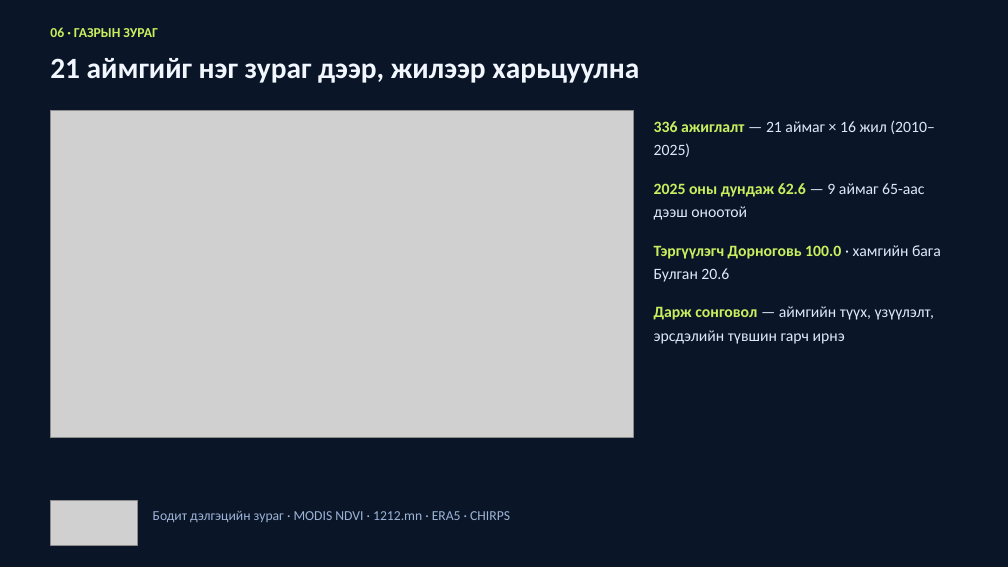
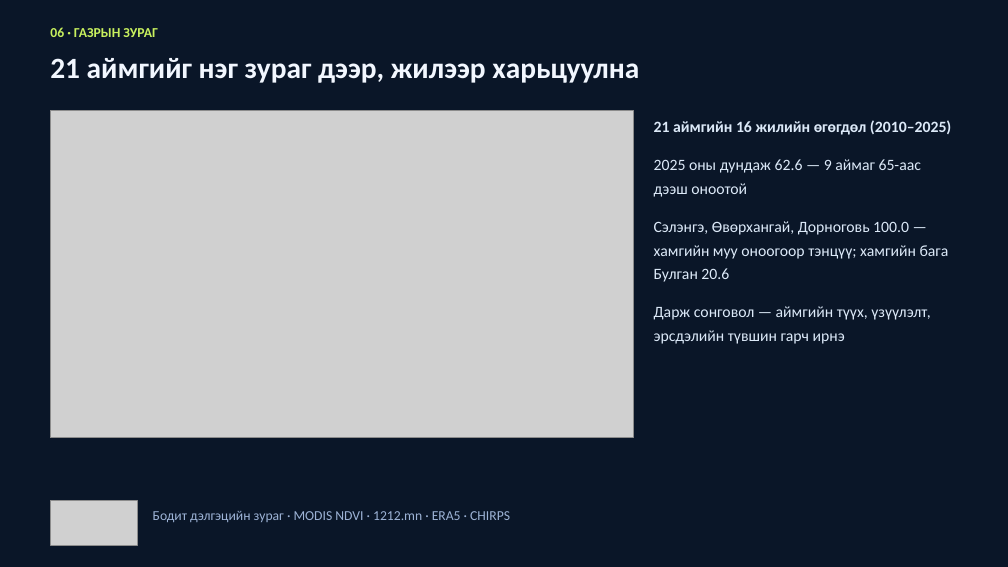
Before and after one commit to byrakang/pasture-risk-ai, a slide deck: slide 7 of docs/pasture-ai-team-deck.pptx. Drawn at 1008x567 pixels with LibreOffice and Linux fonts; fonts in the diff are those of the drawing; grey boxes stand for pictures. Boxes give left, top, right and bottom in pixels: in the first picture for what was removed or moved away, otherwise in the second. Text is boxed around its words. In the diff, an @@ line names an element or a change of style, - is before the commit and + after.

```diff
--- a/docs/pasture-ai-team-deck.pptx
+++ b/docs/pasture-ai-team-deck.pptx
@@ text at [654,120,951,135]: text changed; bold on @@
-336 ажиглалт — 21 аймаг × 16 жил (2010–2025)
+21 аймгийн 16 жилийн өгөгдөл (2010–2025)
@@ text at [654,159,930,344]: text colour #C8F05E to #DCE9F8, bold off in "2025 оны дундаж 62.6", "Дарж сонговол" @@
@@ text at [654,221,949,282]: text changed; text colour #C8F05E to #DCE9F8; bold off @@
-Тэргүүлэгч Дорноговь 100.0 · хамгийн бага Булган 20.6
+Сэлэнгэ, Өвөрхангай, Дорноговь 100.0 — хамгийн муу оноогоор тэнцүү; хамгийн бага Булган 20.6
```
Also in this commit, not shown: 1 other slide changed, 6 other files.
